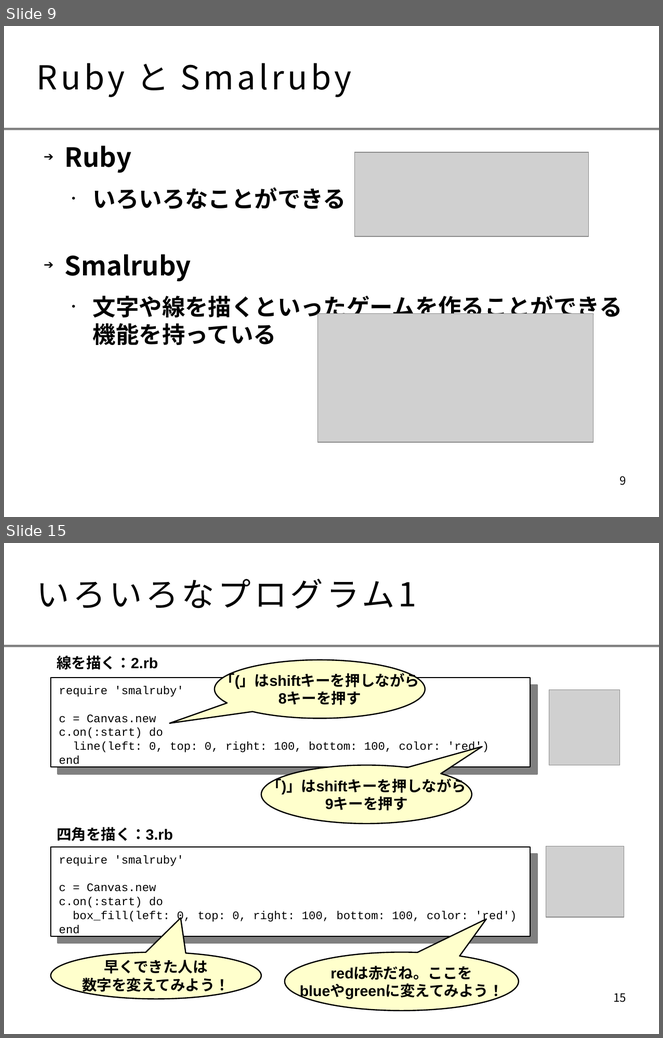
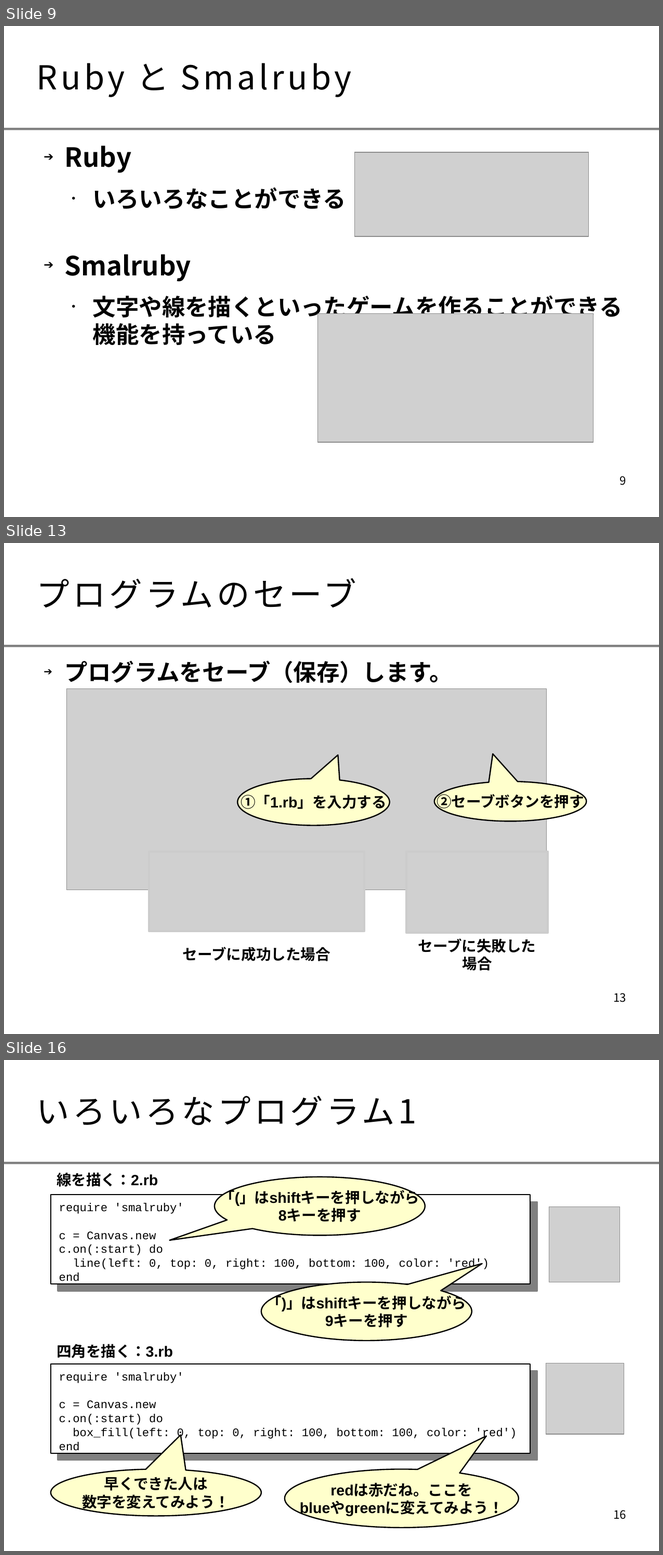
Before and after one commit to smalruby/ruby-school-mjh, a slide deck: mac/2014/doc/text.odp. Shown one above the other, each under a label of ours: slides 9 and 15 before the commit, slides 9, 13 and 16 after it; the slides between them are not shown. The pictures are 663x1038 and 663x1555 pixels, drawn with LibreOffice and Linux fonts; fonts in the diff are those of the drawing; grey boxes stand for pictures; background and template pictures are left out. Boxes give left, top, right and bottom in pixels: in the first picture for what was removed or moved away, otherwise in the second. Text is boxed around its words. In the diff, an @@ line names an element or a change of style, - is before the commit and + after.

```diff
--- a/mac/2014/doc/text.odp
+++ b/mac/2014/doc/text.odp
@@ slide 13 added at bbox=[4, 543, 659, 1034], background #FFFFFF; not listed: 1 template element that a slide beside it also shows @@
@@ title added at bbox=[37, 578, 357, 609], 40 pt, text #000000 @@
+プログラムのセーブ
@@ text added at bbox=[65, 661, 453, 683], 28 pt, text #000000, bold @@
+➔ プログラムをセーブ（保存）します。
@@ picture added at bbox=[66, 689, 547, 890] @@
@@ speech bubble added at bbox=[237, 779, 390, 826], fill #FFFFCC, outline #000000 1.5 pt, 18 pt, text #000000, bold @@
+①「1.rb」を入力する
@@ speech bubble added at bbox=[435, 782, 587, 822], fill #FFFFCC, outline #000000 1.5 pt, 18 pt, text #000000, bold @@
+②セーブボタンを押す
@@ picture added at bbox=[149, 852, 364, 932], 18 pt, text #000000, bold @@
+セーブに成功した場合
@@ picture added at bbox=[406, 852, 548, 933], 18 pt, text #000000, bold @@
+セーブに失敗した場合
@@ page number added at bbox=[613, 993, 626, 1003], 14 pt, text #000000 @@
+13
@@ what was slide 15 is now slide 16 @@
@@ page number at bbox=[613, 1510, 626, 1520]: text changed @@
-15
+16
```
Also in this commit, not shown: 5 slides changed, 1 other slide added, 1 slide removed.
